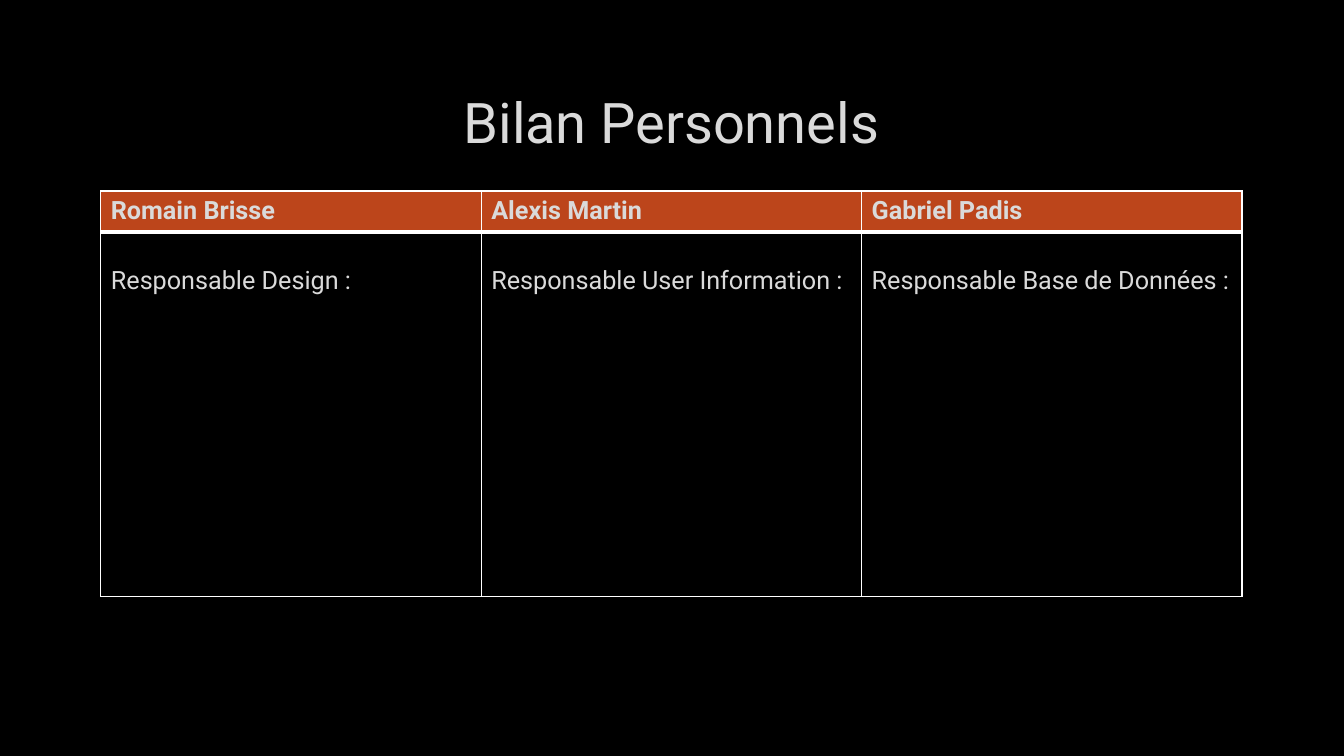
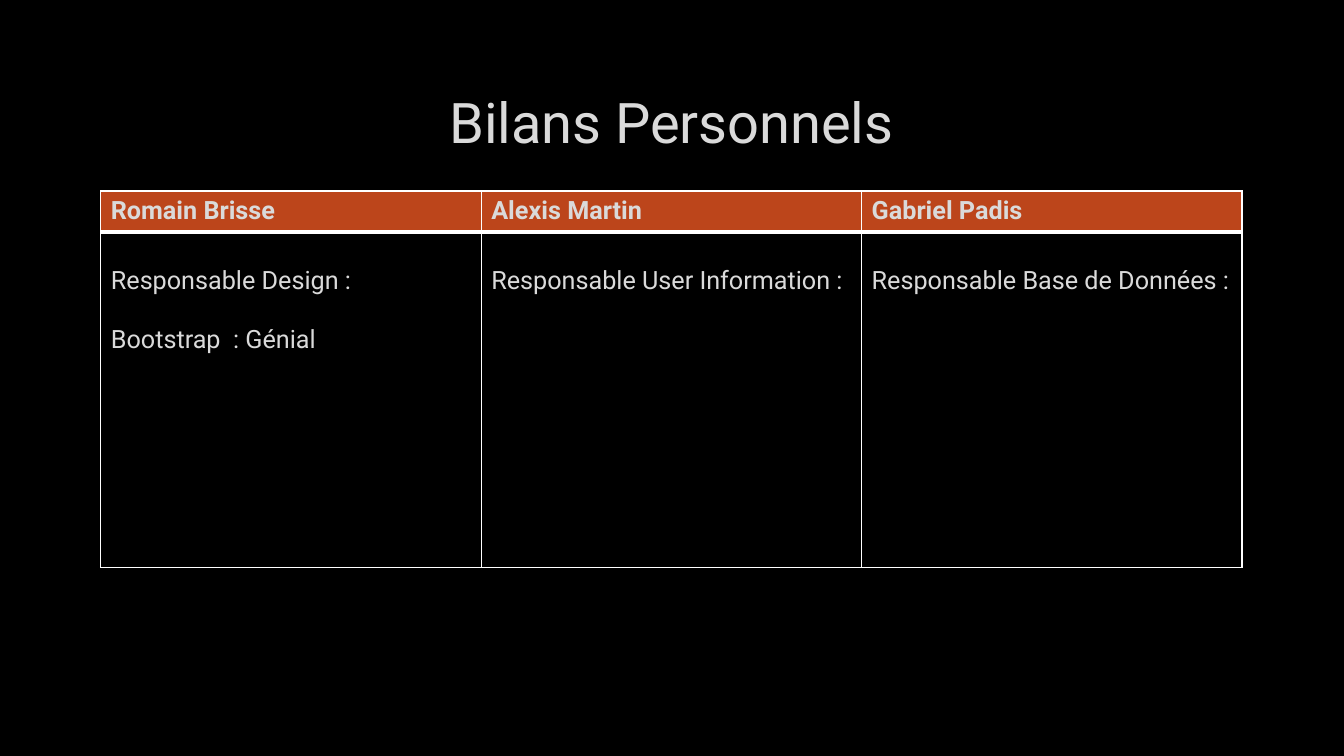
Before and after one commit to Soultoe/LinkedECE, a slide deck: slide 12 of Show.pptx. Drawn at 1344x756 pixels with LibreOffice and Linux fonts; fonts in the diff are those of the drawing; background and template pictures are left out. Boxes give left, top, right and bottom in pixels: in the first picture for what was removed or moved away, otherwise in the second. Text is boxed around its words. In the diff, an @@ line names an element or a change of style, - is before the commit and + after.

Commit message:
ppt

```diff
--- a/Show.pptx
+++ b/Show.pptx
@@ title at [449, 101, 893, 144]: text changed @@
-Bilan Personnels
+Bilans Personnels
@@ table at [101, 191, 1241, 575] @@
-row 2, column 1: Responsable Design :
+row 2, column 1: Responsable Design : / Bootstrap : Génial
```
Also in this commit, not shown: 5 other slides changed, 1 slide added, 1 slide removed.
